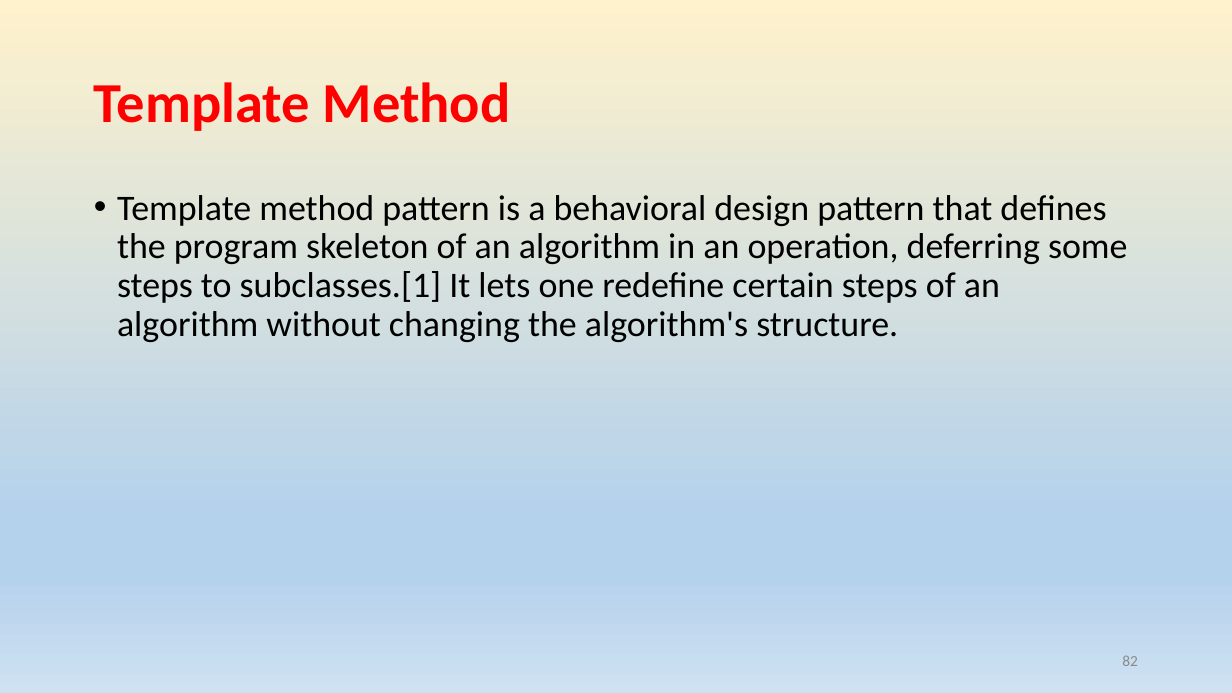
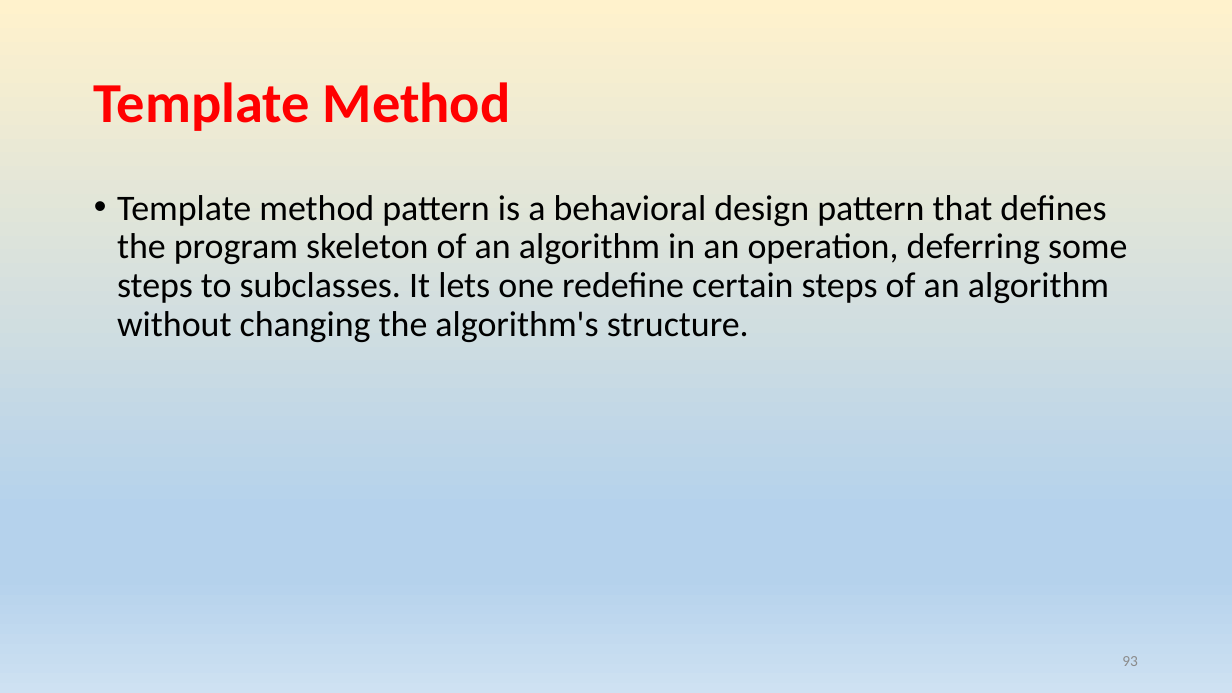
Before and after one commit to rainyheart/bjc-protoss-design_patten-demo, a slide deck: slide 93 of ppt/Design Patterns.pptx (slide 82 before the commit). Drawn at 1232x693 pixels with LibreOffice and Linux fonts; fonts in the diff are those of the drawing. Boxes give left, top, right and bottom in pixels: in the first picture for what was removed or moved away, otherwise in the second. Text is boxed around its words. In the diff, an @@ line names an element or a change of style, - is before the commit and + after.

```diff
--- a/ppt/Design Patterns.pptx
+++ b/ppt/Design Patterns.pptx
@@ text at box(117, 195, 1127, 342): text changed @@
-• Template method pattern is a behavioral design pattern that defines the program skeleton of an algorithm in an operation, deferring some steps to subclasses.[1] It lets one redefine certain steps of an algorithm without changing the algorithm's structure.
+• Template method pattern is a behavioral design pattern that defines the program skeleton of an algorithm in an operation, deferring some steps to subclasses. It lets one redefine certain steps of an algorithm without changing the algorithm's structure.
@@ page number at box(1122, 656, 1138, 666): text changed @@
-82
+93
```
Also in this commit, not shown: 2 other slides changed, 15 slides added, 1 slide removed, 20 other files.
